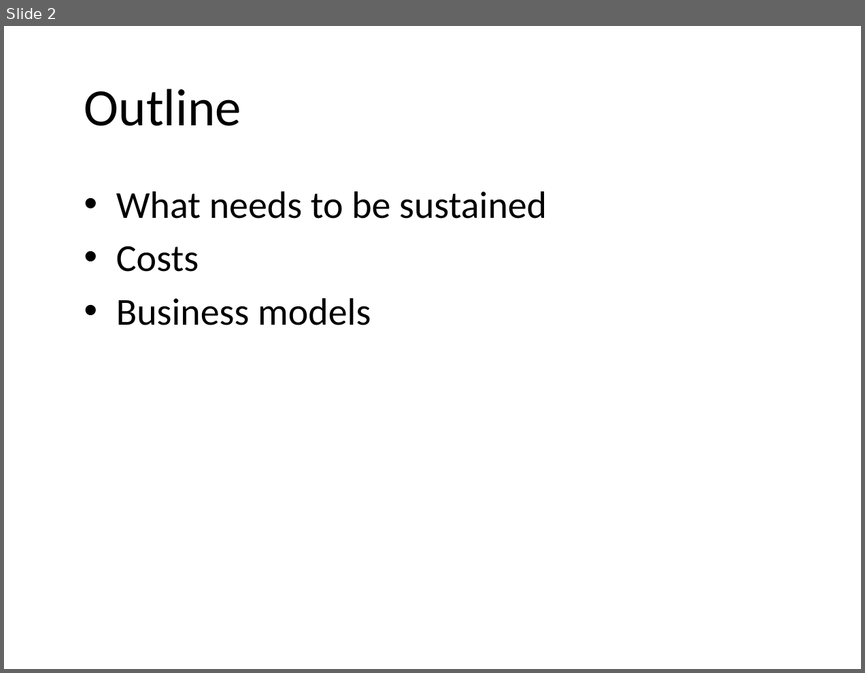
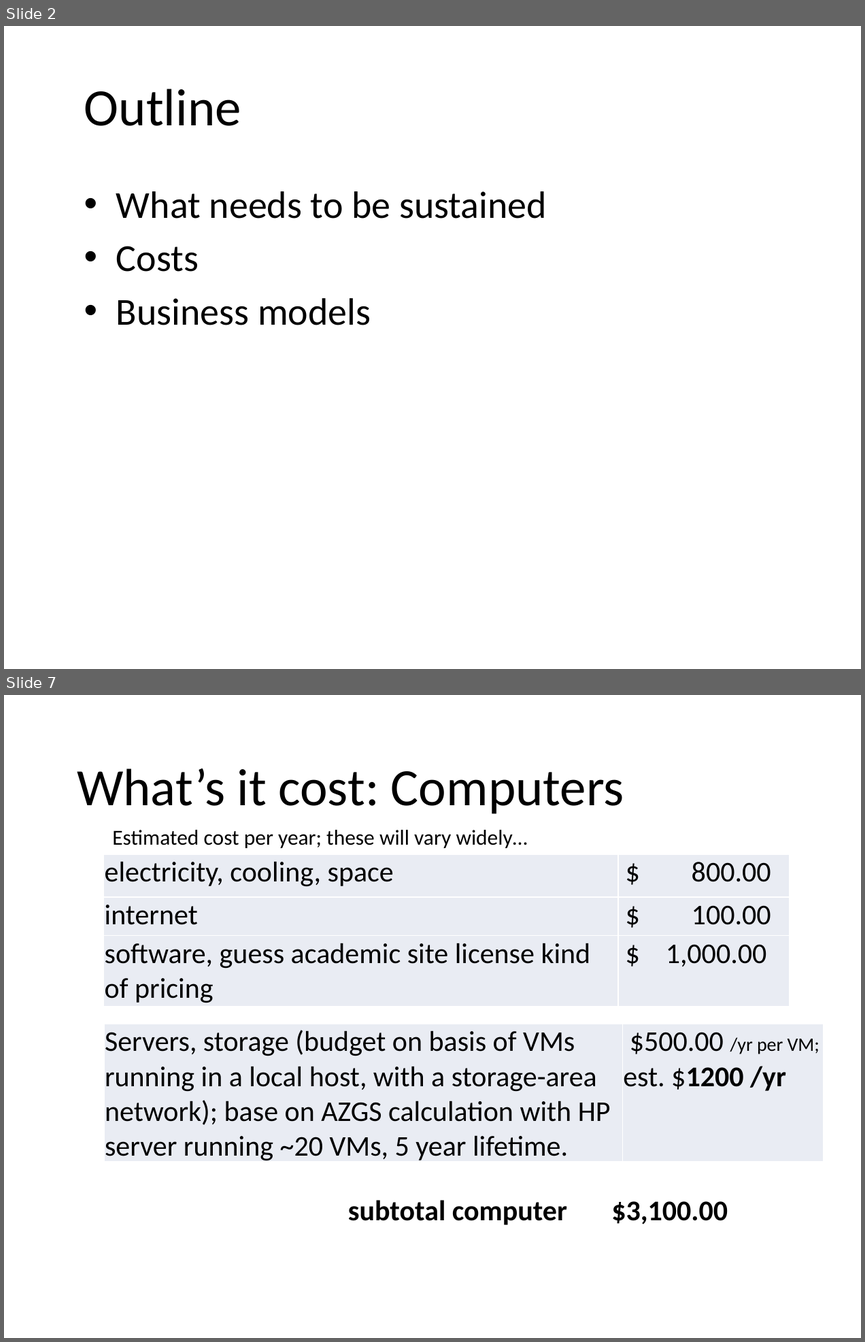
Before and after one commit to usgin/Workshops, a slide deck: WesternRegionalWorkshop/NGDSSustainability.pptx. Shown one above the other, each under a label of ours: slide 2 before the commit, slides 2 and 7 after it; the slides between them are not shown. The pictures are 865x673 and 865x1342 pixels, drawn with LibreOffice and Linux fonts; fonts in the diff are those of the drawing; background and template pictures are left out. Boxes give left, top, right and bottom in pixels: in the first picture for what was removed or moved away, otherwise in the second. Text is boxed around its words. In the diff, an @@ line names an element or a change of style, - is before the commit and + after.

Commit message:
updated presentation, budget sheet hub operation
hype-V instructions. Stuff for workshop tomorrow

```diff
--- a/WesternRegionalWorkshop/NGDSSustainability.pptx
+++ b/WesternRegionalWorkshop/NGDSSustainability.pptx
@@ slide 7 added at <box>4,695,861,1338</box>, background picture (left out) @@
@@ title added at <box>77,768,624,814</box>, 44 pt, text #000000 @@
+What’s it cost: Computers
@@ text added at <box>112,830,528,848</box>, 18 pt, text #000000 @@
+Estimated cost per year; these will vary widely…
@@ table added at <box>103,854,789,1006</box>, 3 rows, 2 columns @@
+electricity, cooling, space | $ 800.00
+internet | $ 100.00
+software, guess academic site license kind of pricing | $ 1,000.00
@@ table added at <box>104,1023,823,1164</box>, 1 rows, 2 columns @@
+Servers, storage (budget on basis of VMs running in a local host, with a storage-area network); base on AZGS calculation with HP server running ~20 VMs, 5 year lifetime. | $500.00 /yr per VM; / est. $1200 /yr
@@ text added at <box>348,1200,728,1225</box>, 24 pt, text #000000, bold @@
+subtotal computer $3,100.00
```
Also in this commit, not shown: 2 slides changed, 4 other slides added, 2 other files.
